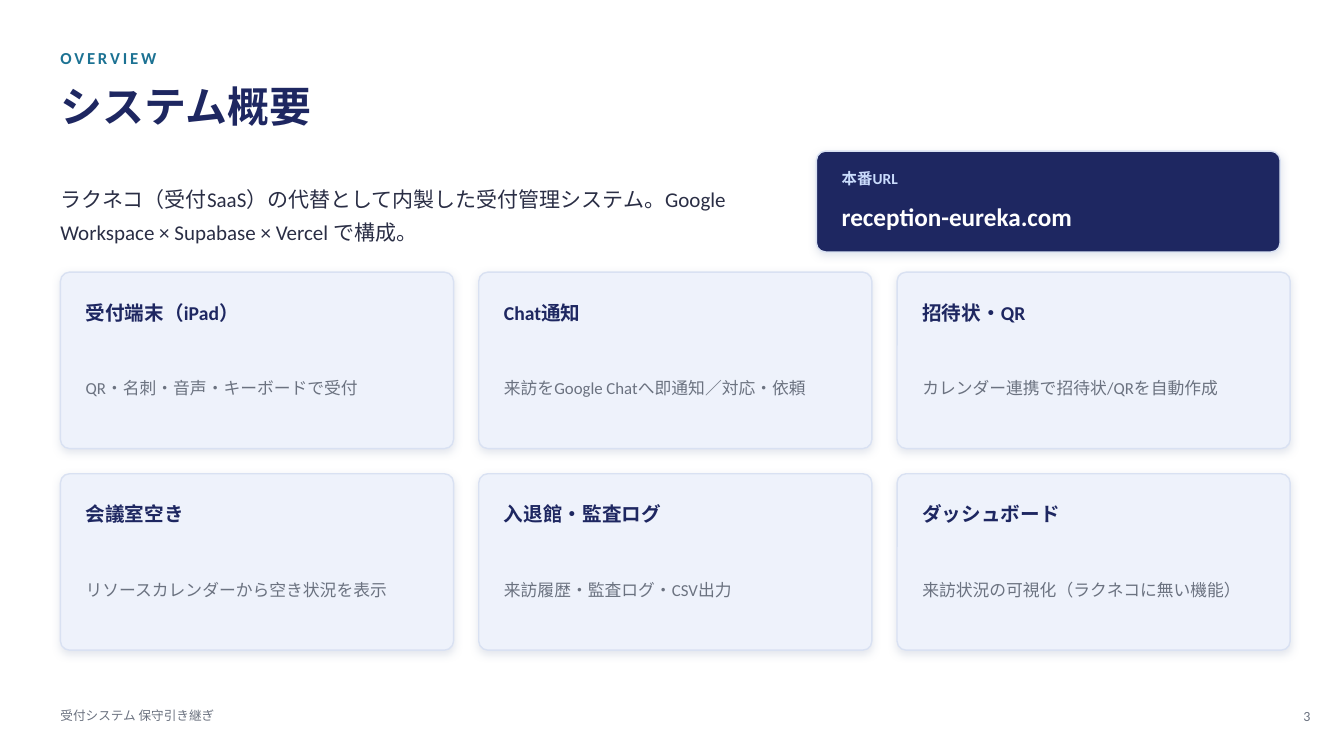
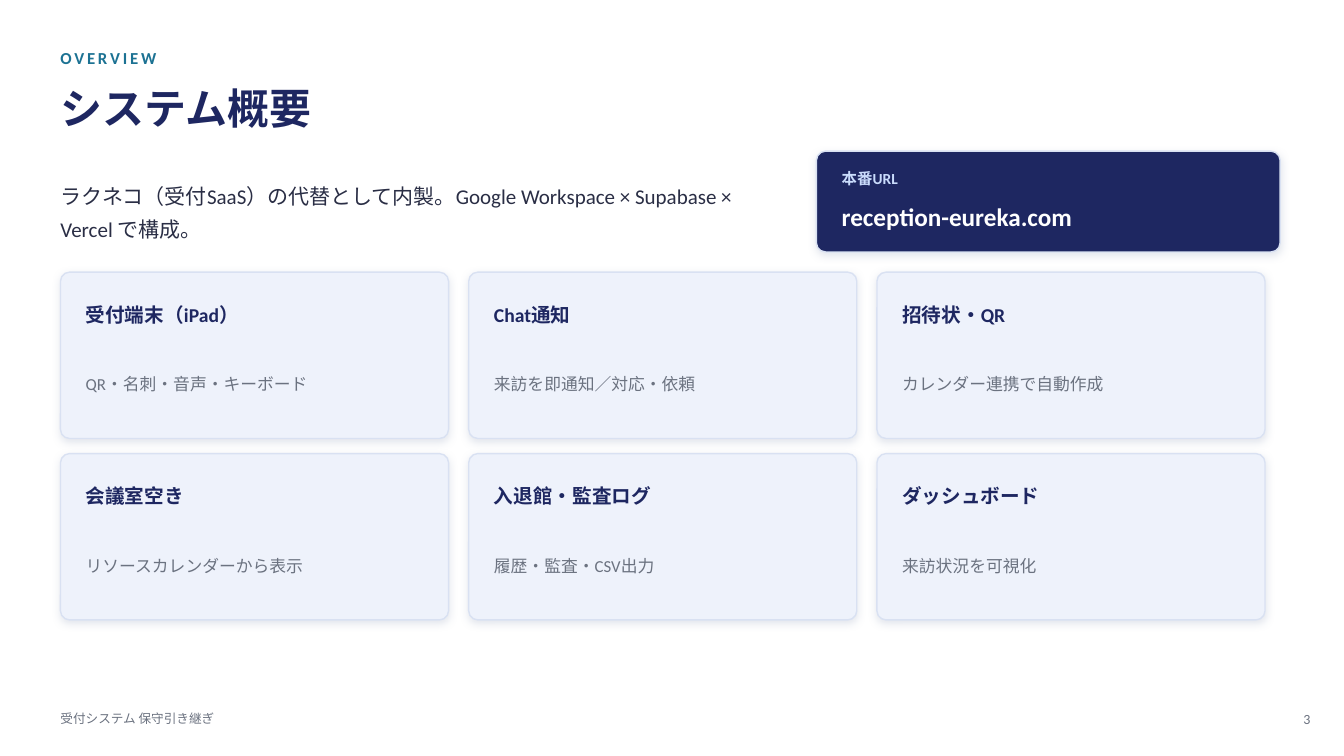
Before and after one commit to viva-eureka/reception-system, a slide deck: slide 3 of docs/受付システム_保守引き継ぎ.pptx. Drawn at 1344x756 pixels with LibreOffice and Linux fonts; fonts in the diff are those of the drawing. Boxes give left, top, right and bottom in pixels: in the first picture for what was removed or moved away, otherwise in the second. Text is boxed around its words. In the diff, an @@ line names an element or a change of style, - is before the commit and + after.

```diff
--- a/docs/受付システム_保守引き継ぎ.pptx
+++ b/docs/受付システム_保守引き継ぎ.pptx
@@ text at [60,186,716,239]: text changed @@
-ラクネコ（受付SaaS）の代替として内製した受付管理システム。Google Workspace × Supabase × Vercel で構成。
+ラクネコ（受付SaaS）の代替として内製。Google Workspace × Supabase × Vercel で構成。
@@ rounded rectangle: place and size @@
-rounded rectangle at [60,272,454,449]
+rounded rectangle at [60,272,449,439]
@@ rounded rectangle: place and size @@
-rounded rectangle at [479,272,872,449]
+rounded rectangle at [469,272,857,439]
@@ text "Chat通知": place and size @@
-text "Chat通知" at [504,304,581,322]
+text "Chat通知" at [494,306,571,324]
@@ rounded rectangle: place and size @@
-rounded rectangle at [897,272,1291,449]
+rounded rectangle at [877,272,1265,439]
@@ text "招待状・QR": place and size @@
-text "招待状・QR" at [922,303,1025,323]
+text "招待状・QR" at [902,305,1005,325]
@@ text at [86,377,308,392]: text changed @@
-QR・名刺・音声・キーボードで受付
+QR・名刺・音声・キーボード
@@ text at [494,376,695,392]: text changed @@
-来訪をGoogle Chatへ即通知／対応・依頼
+来訪を即通知／対応・依頼
@@ text at [902,376,1103,392]: text changed @@
-カレンダー連携で招待状/QRを自動作成
+カレンダー連携で自動作成
@@ rounded rectangle: place and size @@
-rounded rectangle at [60,474,454,650]
+rounded rectangle at [60,454,449,620]
@@ text "会議室空き": place and size @@
-text "会議室空き" at [86,504,184,523]
+text "会議室空き" at [86,486,184,505]
@@ rounded rectangle: place and size @@
-rounded rectangle at [479,474,872,650]
+rounded rectangle at [469,454,857,620]
@@ text "入退館・監査ログ": place and size @@
-text "入退館・監査ログ" at [504,504,661,523]
+text "入退館・監査ログ" at [494,486,651,505]
@@ proportions changed in 6 elements at [60,272,449,439], [469,272,857,439], [877,272,1265,439], [60,454,449,620], [469,454,857,620], [877,454,1265,620] @@
@@ rounded rectangle: place and size @@
-rounded rectangle at [897,474,1291,650]
+rounded rectangle at [877,454,1265,620]
@@ text "ダッシュボード": place and size @@
-text "ダッシュボード" at [922,504,1059,523]
+text "ダッシュボード" at [902,486,1039,505]
@@ text at [86,558,303,574]: text changed @@
-リソースカレンダーから空き状況を表示
+リソースカレンダーから表示
@@ text at [494,558,654,573]: text changed @@
-来訪履歴・監査ログ・CSV出力
+履歴・監査・CSV出力
@@ text at [902,558,1036,574]: text changed @@
-来訪状況の可視化（ラクネコに無い機能）
+来訪状況を可視化
```
Also in this commit, not shown: 10 other slides changed, 4 other files.
